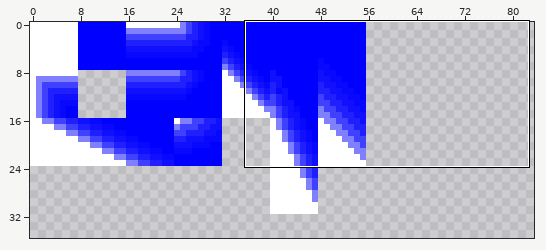
Edited in one commit: pixel-art file (Tilesets/lighting.aseprite). The picture above shows the old version from afar; the outline marks the close-up.
Close-up. Before the edit:
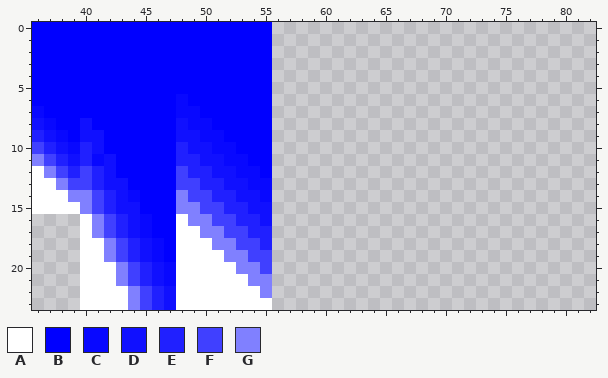
128x128 pixels, 1 frame. Colours within 5 levels of each other are drawn and written as one. Shown: x 36..82, y 0..23. The wide view leaves out empty margins.
Palette (. is transparent): A #ffffff  B #0000ff  C #0808ff  D #1010ff  E #2020ff  F #4040ff  G #8080ff
Pixels before, first column x 36:
 0 BBBBBBBBBBBBBBBBBBBB
 1 BBBBBBBBBBBBBBBBBBBB
 2 BBBBBBBBBBBBBBBBBBBB
 3 BBBBBBBBBBBBBBBBBBBB
 4 BBBBBBBBBBBBBBBBBBBB
 5 BBBBBBBBBBBBBBBBBBBB
 6 BBBBBBBBBBBBCBBBBBBB
 7 CBBBBBBBBBBBCCBBBBBB
 8 DCBBDBBBBBBBDCCBBBBB
 9 EDCBDDBBBBBBDDCCBBBB
10 FEDCEDBBBBBBEDDCCBBB
11 GFEDECDBBBBBEEDDCCBB
12 AGFEFEDBBBBBFEEDDCCB
13 AAGFFEDDBBBBFFEEDDCC
14 AAAGGFEDCBBBGFFEEDDC
15 AAAAGFEDDBBBGGFFEEDD
16 ....AGFEDCBBAGGFFEED
17 ....AGFEDCBBAAGGFFEE
18 ....AAGFEDCBAAAGGFFE
19 ....AAGFEDCBAAAAGGFF
20 ....AAAGFEDCAAAAAGGF
21 ....AAAGFEDCAAAAAAGG
22 ....AAAAGFEDAAAAAAAG
23 ....AAAAGFEDAAAAAAAA
Once edited:
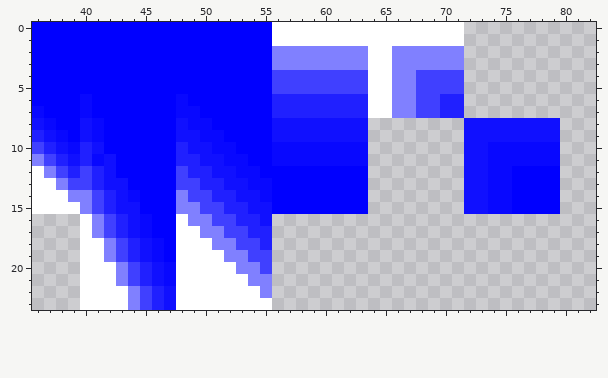
Change:
Changed rows in their new state; - is an unchanged pixel.
first column x 40:
 0 ----------------AAAAAAAAAAAAAAAA--------
 1 ----------------AAAAAAAAAAAAAAAA--------
 2 ----------------GGGGGGGGAAGGGGGG--------
 3 ----------------GGGGGGGGAAGGGGGG--------
 4 ----------------FFFFFFFFAAGGFFFF--------
 5 ----------------FFFFFFFFAAGGFFFF--------
 6 C---------------EEEEEEEEAAGGFFEE--------
 7 C---------------EEEEEEEEAAGGFFEE--------
 8 -C--------------DDDDDDDD--------DDDDDDDD
 9 -C--------------DDDDDDDD--------DDDDDDDD
10 ----------------CCCCCCCC--------DDCCCCCC
11 ----------------CCCCCCCC--------DDCCCCCC
12 ----------------BBBBBBBB--------DDCCBBBB
13 ----------------BBBBBBBB--------DDCCBBBB
14 ----------------BBBBBBBB--------DDCCBBBB
15 ----------------BBBBBBBB--------DDCCBBBB
